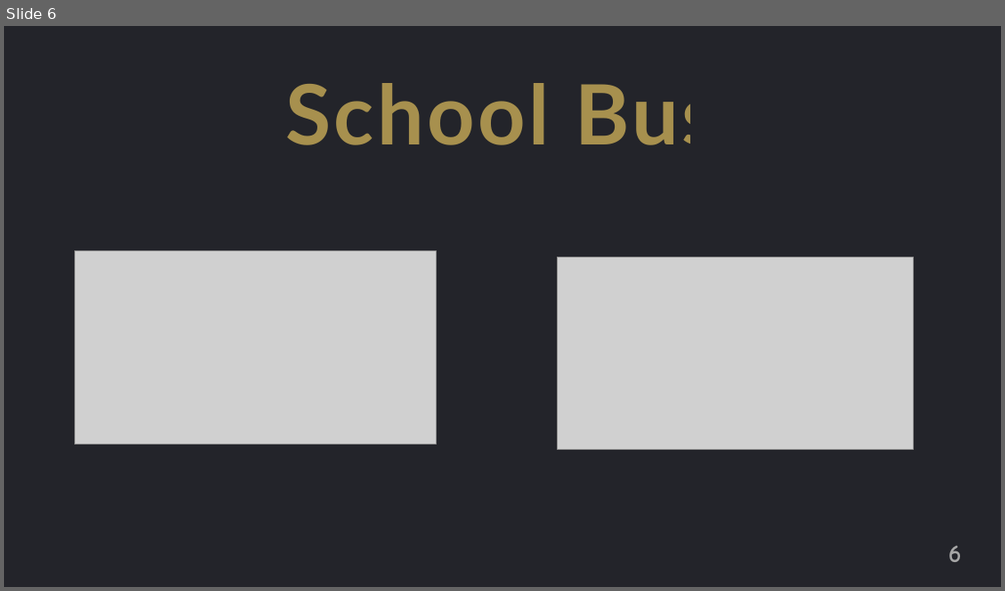
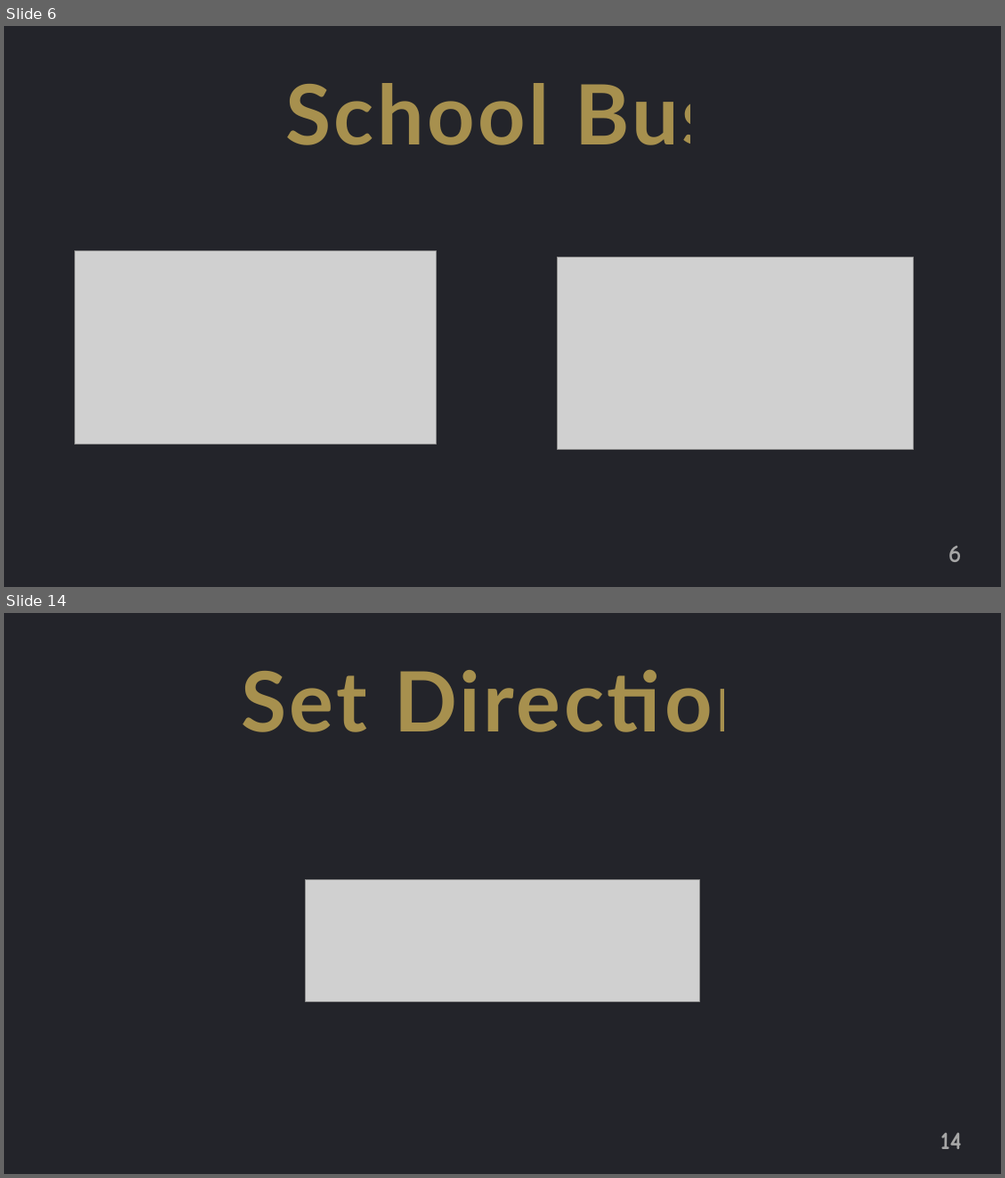
Before and after one commit to jguo108/My-Programming-Courses, a slide deck: Scratch for Newbies/Level1/Lesson 3 - Catch the School Bus/Notes/Notes.pptx. Shown one above the other, each under a label of ours: slide 6 before the commit, slides 6 and 14 after it; the slides between them are not shown. The pictures are 1005x591 and 1005x1178 pixels, drawn with LibreOffice and Linux fonts; fonts in the diff are those of the drawing; grey boxes stand for pictures. Boxes give left, top, right and bottom in pixels: in the first picture for what was removed or moved away, otherwise in the second. Text is boxed around its words. In the diff, an @@ line names an element or a change of style, - is before the commit and + after.

```diff
--- a/Scratch for Newbies/Level1/Lesson 3 - Catch the School Bus/Notes/Notes.pptx
+++ b/Scratch for Newbies/Level1/Lesson 3 - Catch the School Bus/Notes/Notes.pptx
@@ slide 14 added at (4,613,1001,1174), background #FFFFFF @@
@@ rectangle added at (4,613,1001,1174), fill #23242A @@
@@ text added at (241,669,762,732), 80 pt, text #FFD966 at 60% opacity, bold @@
+Set Direction
@@ picture added at (306,879,699,1001) @@
@@ page number added at (940,1132,962,1149), 24 pt, text #A6A6A6, bold @@
+14
```
Also in this commit, not shown: 4 slides changed, 6 other slides added, 16 other files.
